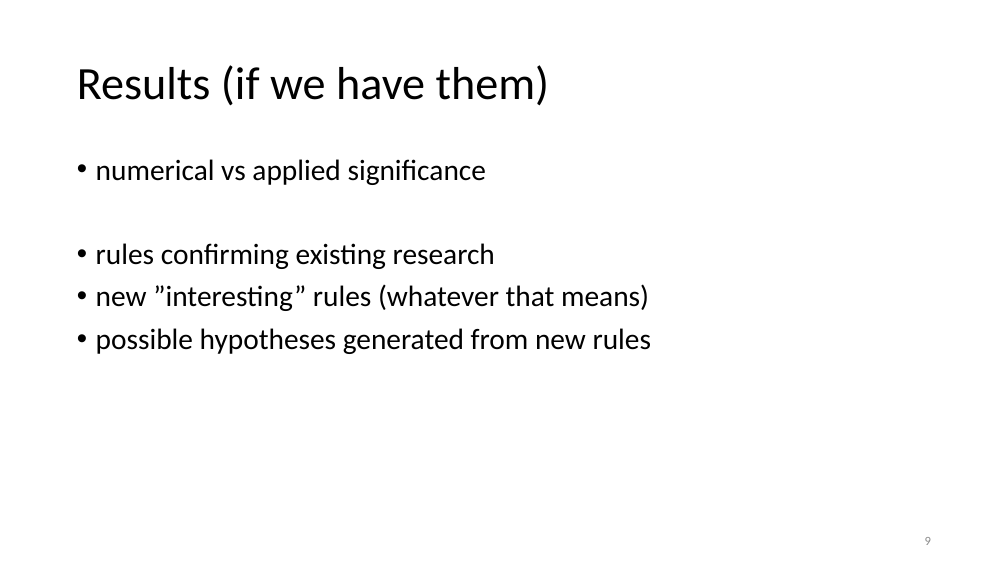
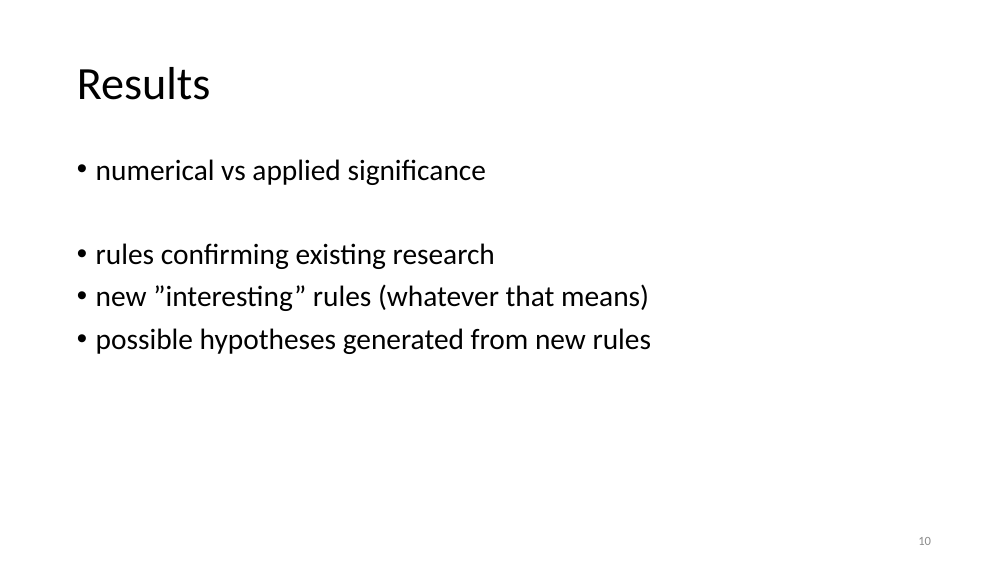
Before and after one commit to prestoaghitato/BA_thesis, a slide deck: slide 10 of tex/beamer_dummy.pptx (slide 9 before the commit). Drawn at 1008x567 pixels with LibreOffice and Linux fonts; fonts in the diff are those of the drawing. Boxes give left, top, right and bottom in pixels: in the first picture for what was removed or moved away, otherwise in the second. Text is boxed around its words. In the diff, an @@ line names an element or a change of style, - is before the commit and + after.

```diff
--- a/tex/beamer_dummy.pptx
+++ b/tex/beamer_dummy.pptx
@@ title at [77,67,211,100]: text changed @@
-Results (if we have them)
+Results
@@ page number at [918,537,931,545]: text changed @@
-9
+10
```
Also in this commit, not shown: 2 other slides changed, 6 slides added, 5 slides removed, 7 other files.
